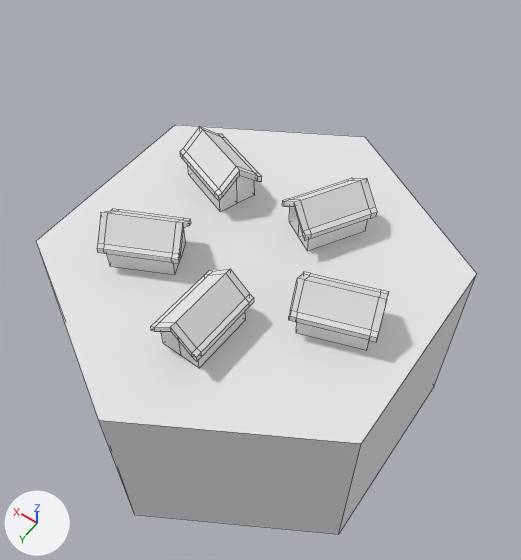
Two versions of the Blender file Assets/Resources/Meshes/Tiles/village01.blend, one commit apart.
The view is the same before and after, from a 50 mm camera at (-0.624, 0.842, 1.255) aimed at (-0.026, 0.004, -0.061). Arrows for +X, +Y and +Z are at lower left; the lights stay in place. Mesh edges are drawn as thin lines.

Script lines for the objects in view, before the commit:
```python
me_cylinder_002 = bpy.data.meshes.new('Cylinder.002')
me_cylinder_002.from_pydata(...)  # 242 vertices, 228 faces; spans x -0.433..0.433, y -0.5..0.5, z -0.25..0.37
# faces by material slot: [1, 7, 40, 180]
me_cylinder_002.materials.append(mat_top)  # white #e7e7e7
me_cylinder_002.materials.append(mat_base)  # white #e7e7e7
me_cylinder_002.materials.append(mat_walls)  # white #e7e7e7
me_cylinder_002.materials.append(mat_roof)  # white #e7e7e7
ob_tile = bpy.data.objects.new('Tile', me_cylinder_002)
ob_tile.location = (0.0, 0.0, -0.25)
```
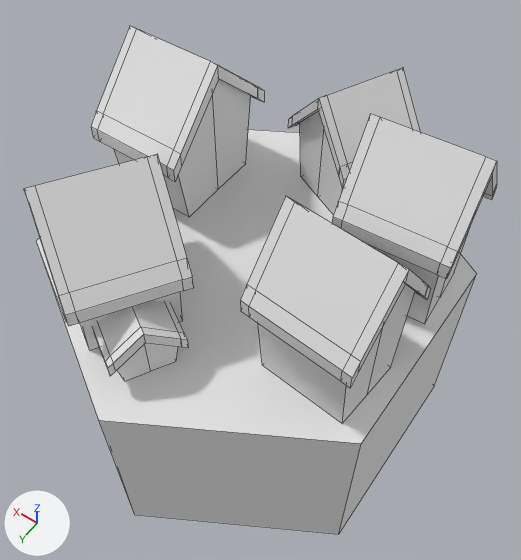
The change, as a diff of the scene's bpy script:
```diff
--- a/Assets/Resources/Meshes/Tiles/village01.blend.py
+++ b/Assets/Resources/Meshes/Tiles/village01.blend.py
@@ me_cylinder_002 @@
 # used by ob_tile; location = (0.0, 0.0, -0.25)
-me_cylinder_002.from_pydata(...)  # 242 vertices, 228 faces; spans x -0.433..0.433, y -0.5..0.5, z -0.25..0.37
+me_cylinder_002.from_pydata(...)  # 384 vertices, 368 faces; spans x -0.433..0.433, y -0.5..0.5, z -0.25..0.656
+# me_cylinder_002 part 1: a new loose piece of 62 vertices spanning x -0.206..0.095, y -0.474..-0.178, z 0.25..0.55
+# me_cylinder_002 part 2: a new loose piece of 62 vertices spanning x -0.065..0.14, y 0.228..0.437, z 0.25..0.408
+# me_cylinder_002 part 3: a new loose piece of 62 vertices spanning x -0.038..0.367, y 0.061..0.44, z 0.25..0.616
+# me_cylinder_002 part 4: a new loose piece of 62 vertices spanning x -0.419..-0.161, y 0.018..0.273, z 0.25..0.656
+# me_cylinder_002 part 5: a new loose piece of 62 vertices spanning x 0.173..0.412, y -0.289..0.038, z 0.25..0.616
+# me_cylinder_002 part 6: a new loose piece of 62 vertices spanning x -0.426..-0.169, y -0.262..-0.008, z 0.25..0.656
+# me_cylinder_002 part 7: the loose piece of 46 vertices spanning x -0.185..0.008, y -0.283..-0.068, z 0.25..0.37 is deleted
+# me_cylinder_002 part 8: the loose piece of 46 vertices spanning x 0.09..0.304, y 0.037..0.223, z 0.25..0.37 is deleted
+# me_cylinder_002 part 9: the loose piece of 46 vertices spanning x -0.355..-0.146, y -0.041..0.129, z 0.25..0.37 is deleted
+# me_cylinder_002 part 10: the loose piece of 46 vertices spanning x 0.091..0.302, y -0.229..-0.054, z 0.25..0.37 is deleted
+# me_cylinder_002 part 11
+# 46 vertices are removed from x -0.101..0.024, y 0.129..0.313, z 0.25..0.37
+# 44 faces are deleted
 me_cylinder_002.materials.append(mat_top)
```

Boxes [x1, y1, x2, y2] around the edits, measured in the pictures (521 x 560 px):
'Tile', reshaped (7% wider, 24% taller)
    before: [36, 125, 477, 534]
    after: [24, 26, 497, 534]
part 1 of me_cylinder_002, added
    after: [288, 67, 421, 215]
part 2 of me_cylinder_002, added
    after: [93, 301, 188, 381]
part 3 of me_cylinder_002, added
    after: [24, 154, 194, 350]
part 4 of me_cylinder_002, added
    after: [240, 196, 431, 423]
part 5 of me_cylinder_002, added
    after: [91, 26, 264, 217]
part 6 of me_cylinder_002, added
    after: [332, 114, 497, 324]
part 7 of me_cylinder_002, deleted
    before: [282, 178, 377, 251]
part 8 of me_cylinder_002, deleted
    before: [97, 209, 191, 275]
part 9 of me_cylinder_002, deleted
    before: [289, 272, 389, 351]
part 10 of me_cylinder_002, deleted
    before: [180, 127, 262, 211]
part 11 of me_cylinder_002, deleted
    before: [151, 269, 254, 368]
